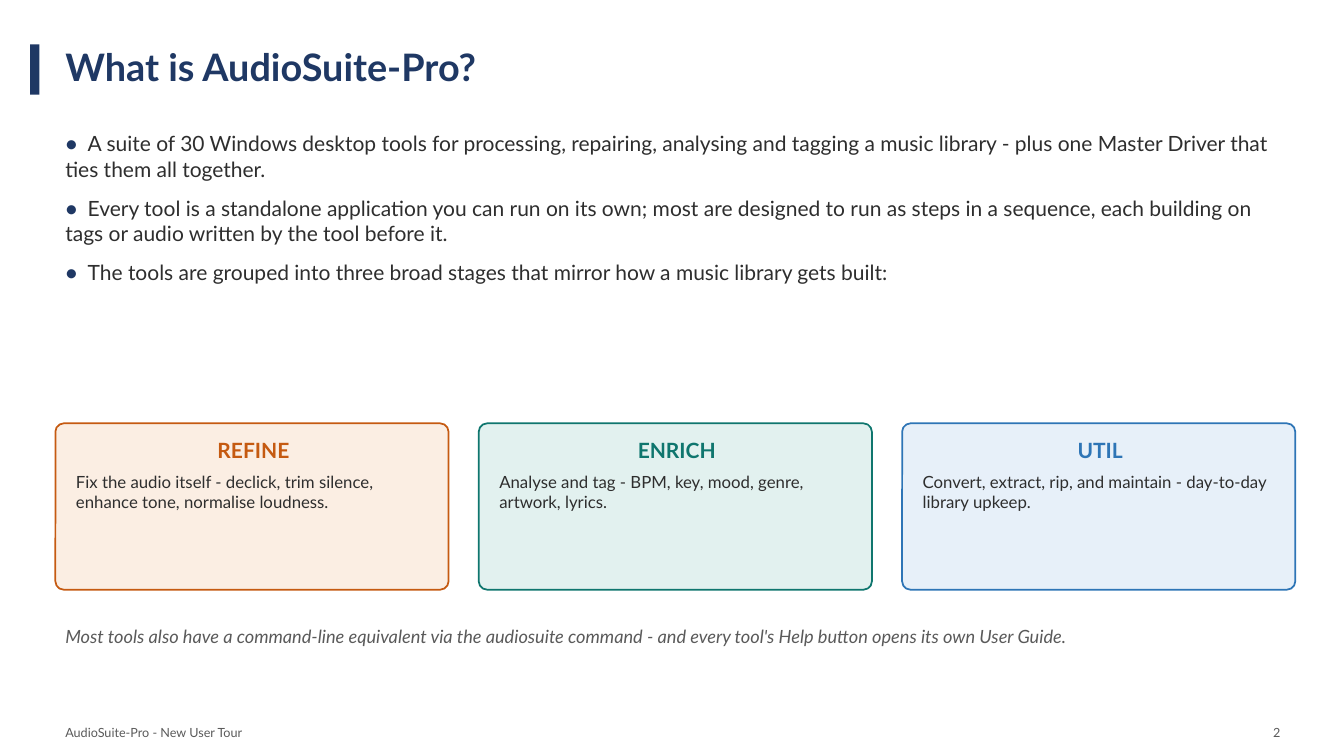
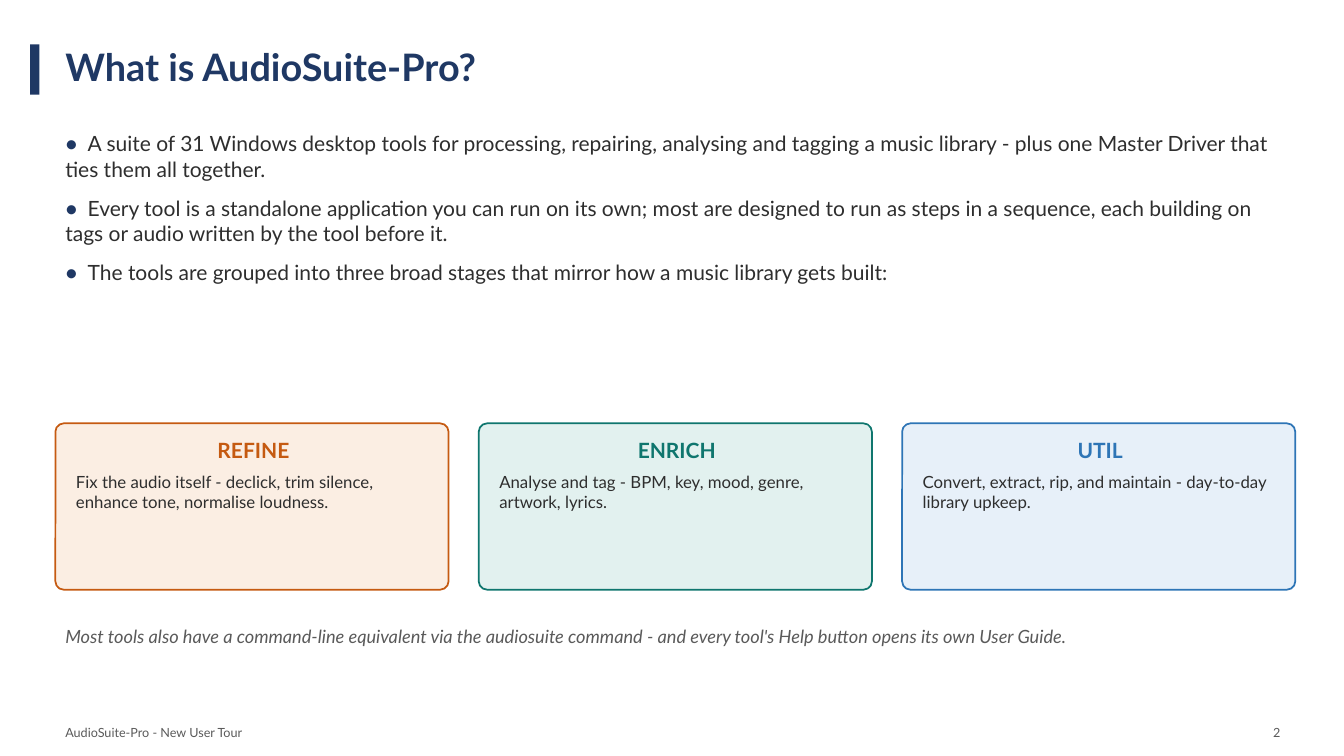
Before and after one commit to wilte01/AudioSuite-Pro, a slide deck: slide 2 of documentation/user_guides/suite_overview/AudioSuite-Pro_New_User_Presentation.pptx. Drawn at 1344x756 pixels with LibreOffice and Linux fonts; fonts in the diff are those of the drawing. Boxes give left, top, right and bottom in pixels: in the first picture for what was removed or moved away, otherwise in the second. Text is boxed around its words. In the diff, an @@ line names an element or a change of style, - is before the commit and + after.

```diff
--- a/documentation/user_guides/suite_overview/AudioSuite-Pro_New_User_Presentation.pptx
+++ b/documentation/user_guides/suite_overview/AudioSuite-Pro_New_User_Presentation.pptx
@@ text at bbox=[65, 135, 1267, 181]: text changed @@
-• A suite of 30 Windows desktop tools for processing, repairing, analysing and tagging a music library - plus one Master Driver that ties them all together.
+• A suite of 31 Windows desktop tools for processing, repairing, analysing and tagging a music library - plus one Master Driver that ties them all together.
```
Also in this commit, not shown: 3 other slides changed, 41 other files.
